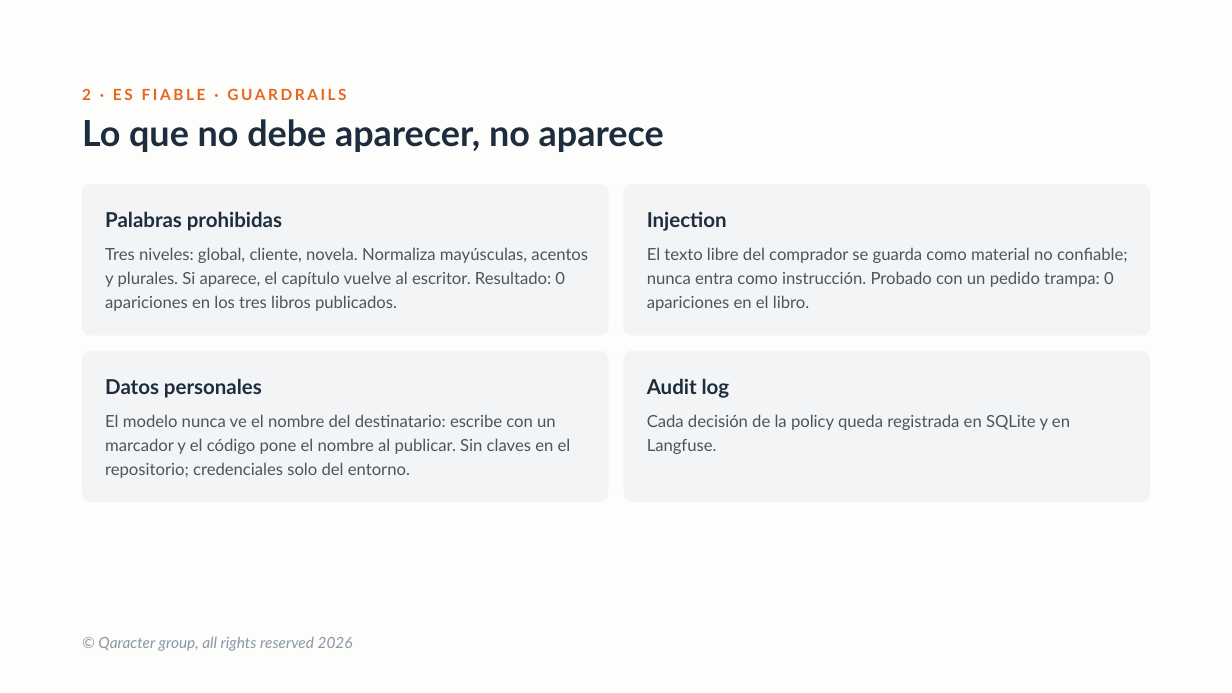
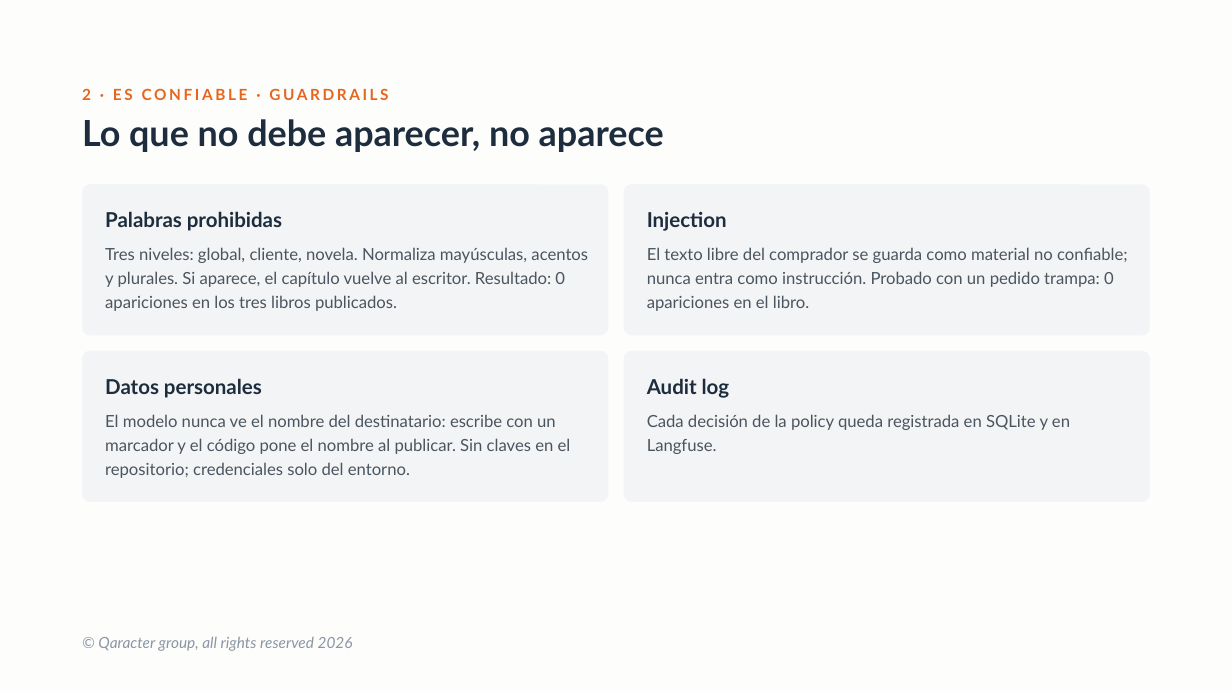
Before and after one commit to davidcalham12/My-story, a slide deck: slide 14 of presentacion/storymaker-deck.pptx (slide 13 before the commit). Drawn at 1232x693 pixels with LibreOffice and Linux fonts; fonts in the diff are those of the drawing. Boxes give left, top, right and bottom in pixels: in the first picture for what was removed or moved away, otherwise in the second. Text is boxed around its words. In the diff, an @@ line names an element or a change of style, - is before the commit and + after.

```diff
--- a/presentacion/storymaker-deck.pptx
+++ b/presentacion/storymaker-deck.pptx
@@ text at (82, 88, 388, 100): text changed @@
-2 · ES FIABLE · GUARDRAILS
+2 · ES CONFIABLE · GUARDRAILS
```
Also in this commit, not shown: 9 other slides changed, 1 slide added, 1 other file.
